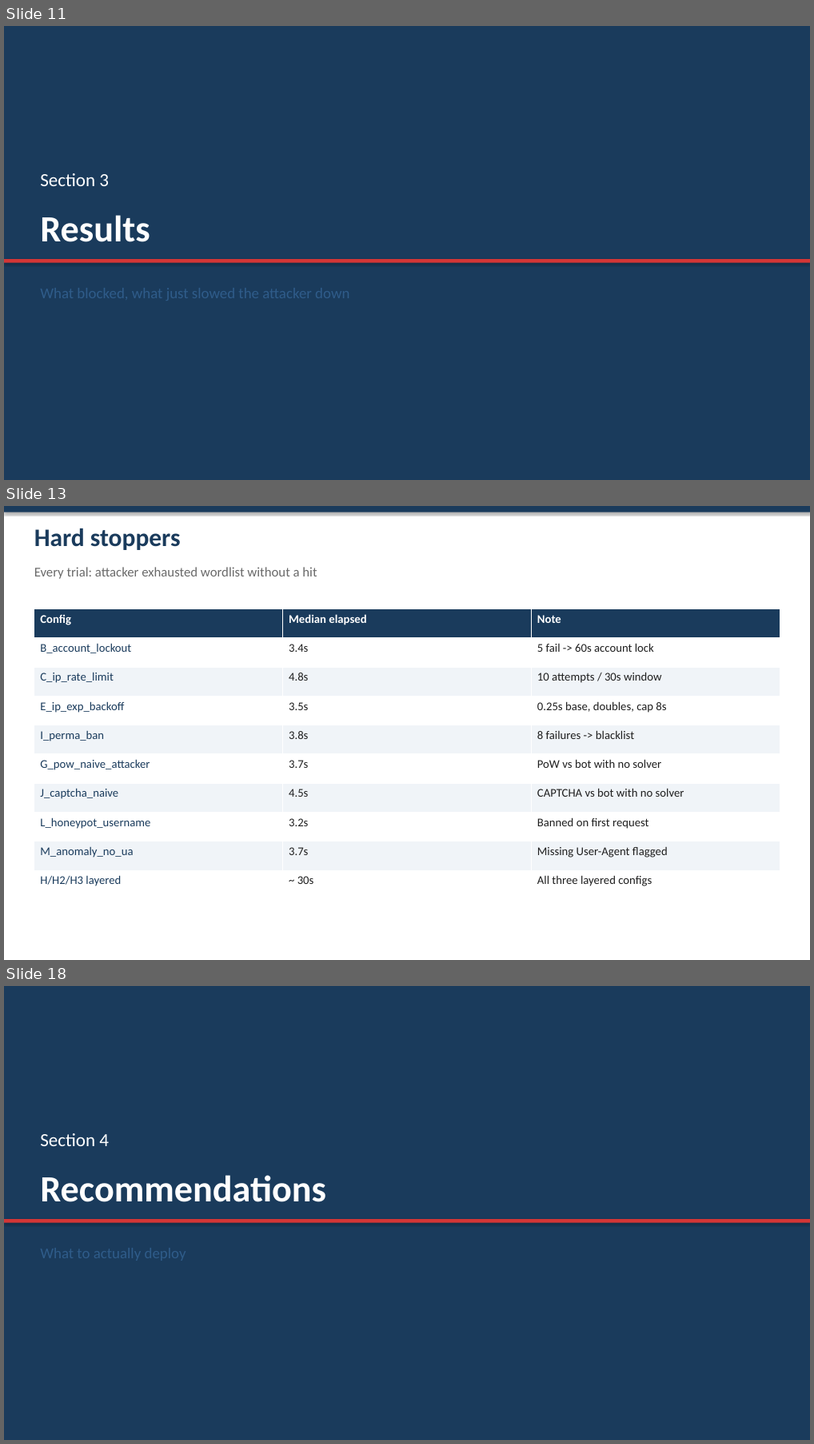
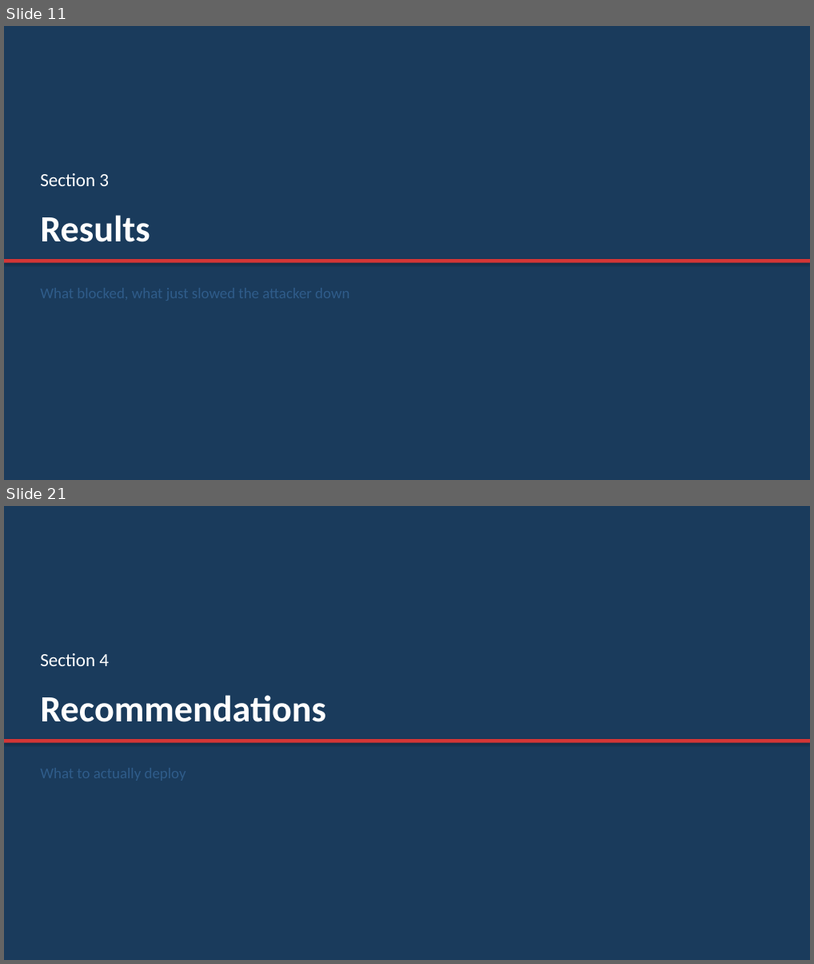
Before and after one commit to Spring-2026-Information-Security/Research-Project, a slide deck: Presentation.pptx. Shown one above the other, each under a label of ours: slides 11, 13 and 18 before the commit, slides 11 and 21 after it; the slides between them are not shown. The pictures are 814x1444 and 814x964 pixels, drawn with LibreOffice and Linux fonts; fonts in the diff are those of the drawing. Boxes give left, top, right and bottom in pixels: in the first picture for what was removed or moved away, otherwise in the second. Text is boxed around its words. In the diff, an @@ line names an element or a change of style, - is before the commit and + after.

```diff
--- a/Presentation.pptx
+++ b/Presentation.pptx
@@ slide 13 removed at <box>4,506,810,960</box>, background #FFFFFF @@
@@ rectangle removed at <box>4,506,810,512</box> @@
@@ text removed at <box>34,528,181,550</box> @@
-Hard stoppers
@@ text removed at <box>34,567,317,579</box> @@
-Every trial: attacker exhausted wordlist without a hit
@@ table removed at <box>34,609,780,900</box>, 10 rows, 3 columns @@
-Config | Median elapsed | Note
-B_account_lockout | 3.4s | 5 fail -> 60s account lock
-C_ip_rate_limit | 4.8s | 10 attempts / 30s window
-E_ip_exp_backoff | 3.5s | 0.25s base, doubles, cap 8s
-I_perma_ban | 3.8s | 8 failures -> blacklist
-G_pow_naive_attacker | 3.7s | PoW vs bot with no solver
-J_captcha_naive | 4.5s | CAPTCHA vs bot with no solver
-L_honeypot_username | 3.2s | Banned on first request
-M_anomaly_no_ua | 3.7s | Missing User-Agent flagged
-H/H2/H3 layered | ~ 30s | All three layered configs
@@ what was slide 18 is now slide 21 @@
```
Also in this commit, not shown: 5 slides changed, 5 slides added, 1 other slide removed, 2 other files.
